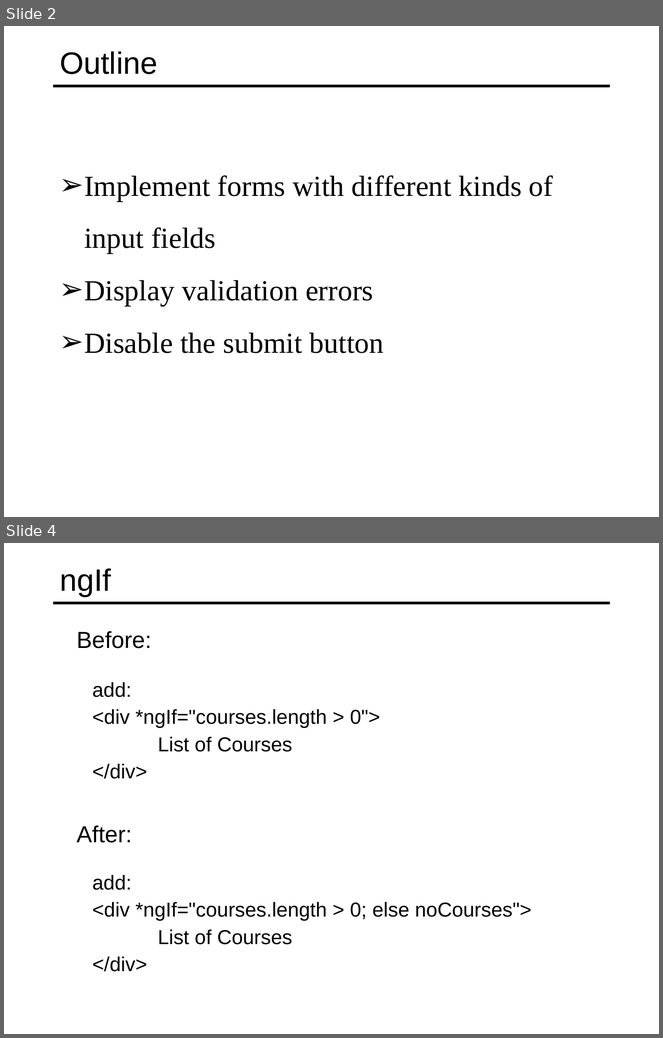
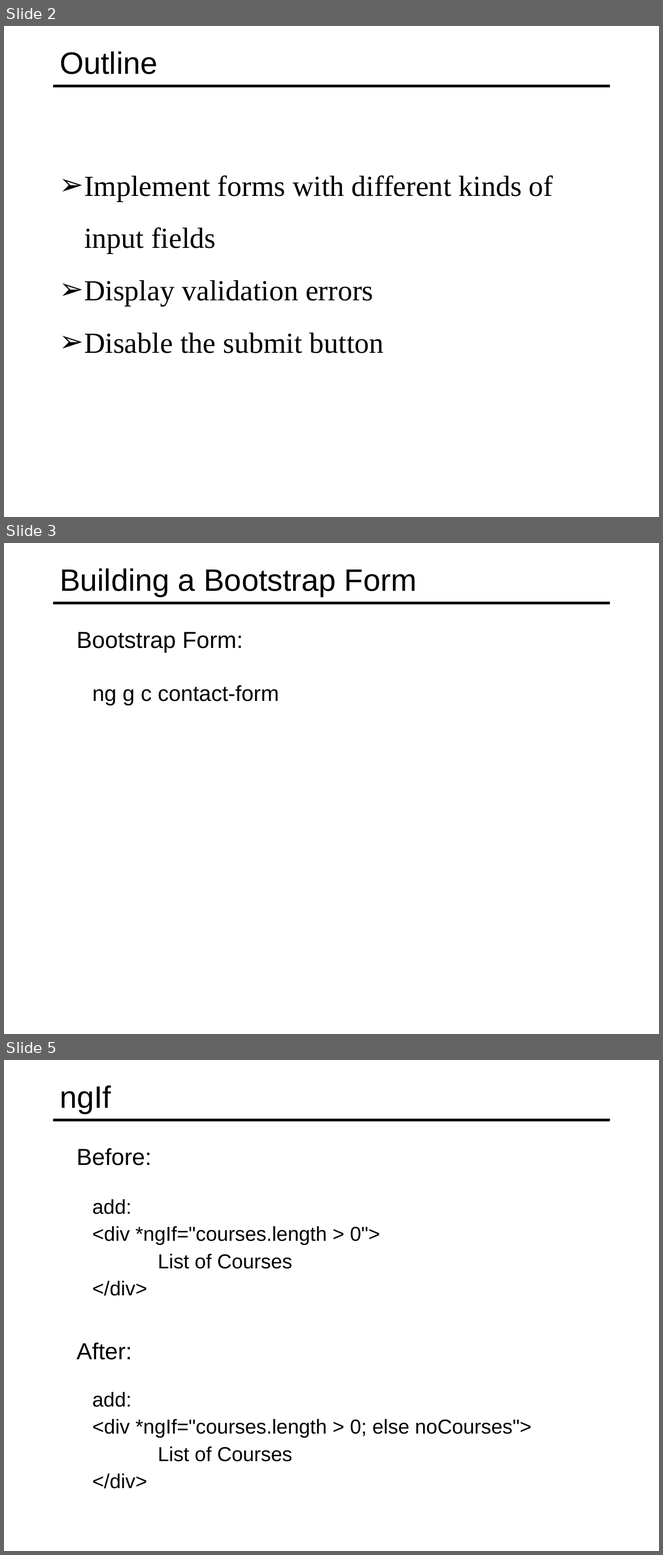
Before and after one commit to specter01wj/Jago_Link_Training, a slide deck: Angular/Angular7/Angular Advanced Course/Essentials/5.Template-driven Forms/L5_Template-driven Forms.ppt. Shown one above the other, each under a label of ours: slides 2 and 4 before the commit, slides 2, 3 and 5 after it; the slides between them are not shown. The pictures are 663x1038 and 663x1555 pixels, drawn with LibreOffice and Linux fonts; fonts in the diff are those of the drawing. Boxes give left, top, right and bottom in pixels: in the first picture for what was removed or moved away, otherwise in the second. Text is boxed around its words. In the diff, an @@ line names an element or a change of style, - is before the commit and + after.

```diff
--- a/Angular/Angular7/Angular Advanced Course/Essentials/5.Template-driven Forms/L5_Template-driven Forms.ppt
+++ b/Angular/Angular7/Angular Advanced Course/Essentials/5.Template-driven Forms/L5_Template-driven Forms.ppt
@@ slide 3 added at (4,543,659,1034), background #FFFFFF; not listed: 1 template element that a slide beside it also shows @@
@@ title added at (60,568,417,596), 34 pt, text #000000 @@
+Building a Bootstrap Form
@@ text added at (77,632,243,653), 25.5 pt, text #000000 @@
+  Bootstrap Form:
@@ text added at (92,685,279,706), 24 pt, text #000000 @@
+  ng g c contact-form
@@ what was slide 4 is now slide 5 @@
```
Also in this commit, not shown: 1 slide changed, 3 other files.
